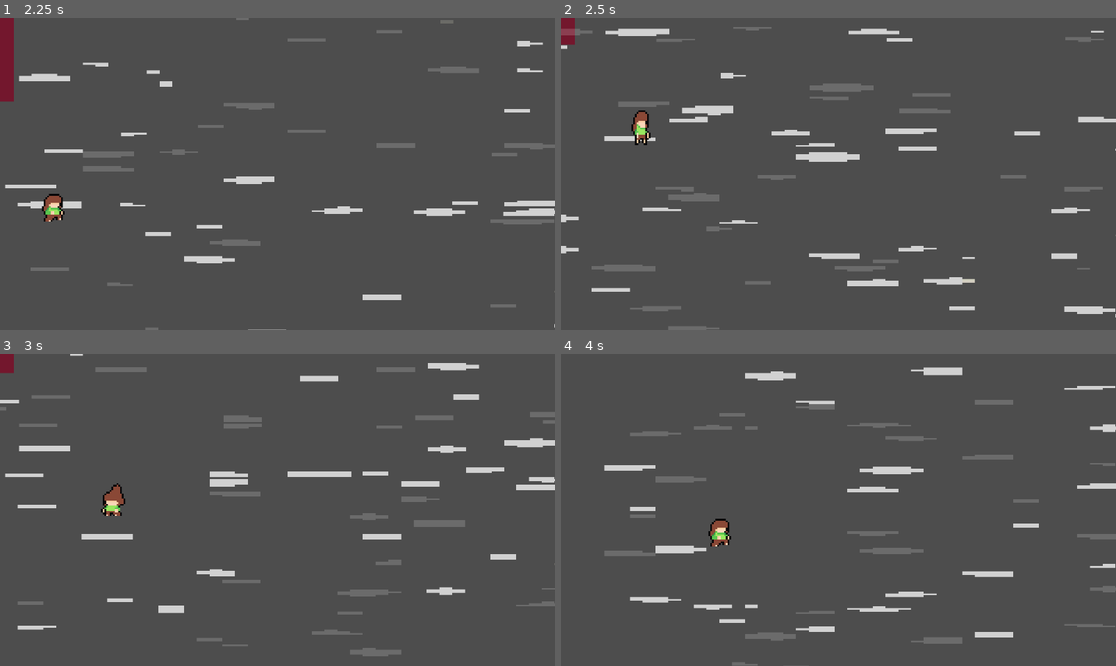
Above: before the commit, frames 1-4 (two rows, left to right).
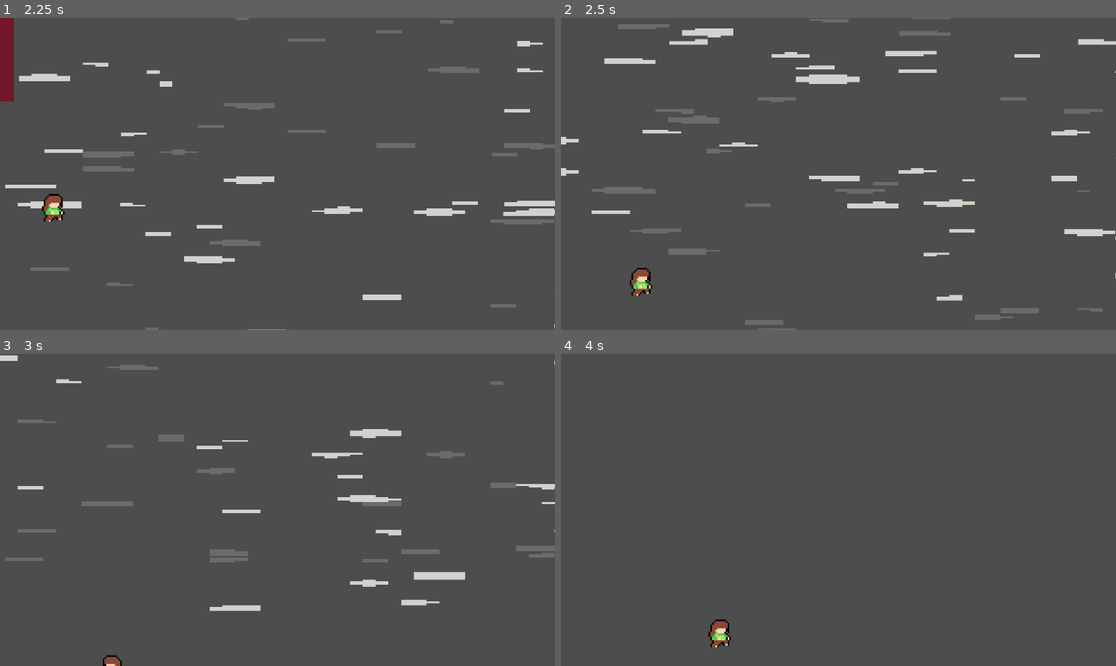
Above: after the commit, the same moments.

Repository: Arkcorner/Insecurity
Game: Godot game, scene res://UI/scenes/main_menu.tscn
Two runs of this game, one before a commit and one after it. Both use one fixed random seed, a clock stepped at 60 frames per second and the inputs below.
Inputs (mouse positions are in pixels of both pictures, inside the frame that each line leads up to):
- Up to frame 1 (2.25 s): click "Play" at 0.5 s; tap Enter (ui_accept) at 1.25, 1.52 s; move the mouse to (399, 158) at 1.27 s; hold Ctrl (crouch) 1.28-2.03 s; hold Right (ui_right) from 1.28 s (still down); click (399, 158) at 1.42 s; tap Shift (sprint) at 1.55, 2.1 s; move the mouse to (166, 189) at 2.02 s
- Up to frame 2 (2.5 s): keep holding Right (ui_right); tap Enter (ui_accept) at 2.27 s; tap Ctrl (crouch) at 2.3 s
- Up to frame 3 (3 s): move the mouse to (333, 441) at 2.77 s; release Right (ui_right) at 2.78 s; hold Left (ui_left) from 2.78 s (still down); hold Ctrl (crouch) from 2.78 s (still down)
- Up to frame 4 (4 s): tap Shift (sprint) at 3.05 s; move the mouse to (810, 572) at 3.52 s; release Left (ui_left) at 3.53 s; release Ctrl (crouch) at 3.53 s; hold Right (ui_right) from 3.53 s (still down); tap C (dash) at 3.6 s; click (810, 572) at 3.67 s; tap Enter (ui_accept) at 3.77 s; tap Ctrl (crouch) at 3.8 s

Frame 1 is identical in both runs. In frame 2, 10% of the frame differs, in the area x 0-100%, y 0-100%; in frame 3, 8.4%; in frame 4, 5.4%.

Commit message:
Accessibility features
Added a number of player variables to the inspector so folks won't need to go into the code to modify player traits/

Diff:
--- a/scenes/player.tscn
+++ b/scenes/player.tscn
@@ -676,6 +676,7 @@
 [node name="Player" type="CharacterBody2D"]
 texture_filter = 1
 script = ExtResource("1_wowva")
+Jump_count_total = 3
 
 [node name="Player_sprite" type="Sprite2D" parent="."]
 visible = false
@@ -718,6 +719,7 @@
 position = Vector2(1, -1)
 sprite_frames = SubResource("SpriteFrames_o3qo5")
 animation = &"character_jump"
+frame = 10
 
 [node name="jump_timer" type="Timer" parent="."]
 wait_time = 0.5
--- a/scenes/world.tscn
+++ b/scenes/world.tscn
@@ -1,7 +1,7 @@
 [gd_scene load_steps=11 format=3 uid="uid://w6wno4c7o5us"]
 
 [ext_resource type="PackedScene" uid="uid://yskydjpi58lf" path="res://scenes/dog_companion.tscn" id="1_1cgvd"]
-[ext_resource type="PackedScene" uid="uid://cgsv3lwnmxlbi" path="res://scenes/Platform.tscn" id="2_bogaa"]
+[ext_resource type="PackedScene" uid="uid://cgsv3lwnmxlbi" path="res://scenes/platform.tscn" id="2_bogaa"]
 [ext_resource type="PackedScene" uid="uid://cdl4nyi5jadlm" path="res://scenes/player.tscn" id="3_vequf"]
 [ext_resource type="PackedScene" uid="uid://du7dcgq4y481a" path="res://scenes/ladder.tscn" id="4_vv4wr"]
 [ext_resource type="PackedScene" uid="uid://bgwkv326jypjy" path="res://scenes/World_border.tscn" id="5_o15xp"]
--- a/scripts/player.gd
+++ b/scripts/player.gd
@@ -1,22 +1,26 @@
 extends CharacterBody2D
 
 var _scale = Vector2(1, 2)
-var Speed = 75
+@export var Player_speed_total = 75
+var Player_speed = Player_speed_total
 var crouch = false
 var notCrouching = true
 
 # dash values
-const Dash_speed = 150
+@export var Dash_speed = 150
 var Dashing = false
 var Can_dash = true
-var Dash_count = 2
+@export var Dash_count_total = 2
+var Dash_count = Dash_count_total
 #values for double jump
-const Jump_velocity = 165.0
-var Jump_count = 2
+@export var Jump_velocity = 165.0
+@export var Jump_count_total = 2
+var Jump_count = Jump_count_total
 var jumping = false
 var Can_jump = true
 # Set the Gravity
 var Gravity = 450
+@export var Chrouch_speed_total = 25
 var chrouching = false
 
 @onready var state_machine_tree = $AnimationTree
@@ -61,14 +65,14 @@
 func _handle_game_time():
 	if Global.time_running :
 		if is_on_floor():
-			Dash_count = 2
-			Jump_count = 2
+			Dash_count = Dash_count_total
+			Jump_count = Jump_count_total
 		if Dash_count < 1:
 			Can_dash = false
 		else:
 			Can_dash = true
 		#monitor jump count and stop more jumps in air
-		if Jump_count < 1:
+		if Jump_count <= 1:
 			Can_jump = false
 		else:
 			Can_jump = true	# Add the gravity.
@@ -82,14 +86,14 @@
 		log( 1.5)
 		_scale.y = 0.5
 		$CollisionShape2D.set_scale(_scale)
-		Speed = 25
+		Player_speed = Chrouch_speed_total
 		Can_jump = false
 		crouch = true
 		notCrouching = false
 	if Input.is_action_just_released("crouch"):
 		_scale.y = 1
 		$CollisionShape2D.set_scale(_scale)
-		Speed = 75
+		Player_speed = Player_speed_total
 		Can_jump = true
 		crouch = false
 		notCrouching = true
@@ -98,9 +102,9 @@
 		Dash_count = Dash_count -1
 		$dash_timer.start()
 	if Input.is_action_pressed("sprint"):
-		Speed = 100
+		Player_speed = 100
 	if Input.is_action_just_released("sprint"):
-		Speed = 75
+		Player_speed = Player_speed_total
 
 	# Handle Jump.
 	if Input.is_action_just_pressed("ui_accept") and Can_jump:
@@ -119,9 +123,9 @@
 			velocity.x = directionx * Dash_speed
 			velocity.y = directiony * Dash_speed
 		else:
-			velocity.x = directionx * Speed
+			velocity.x = directionx * Player_speed
 	else:
-		velocity.x = move_toward(velocity.x, 0, Speed)
+		velocity.x = move_toward(velocity.x, 0, Player_speed)
 		return
 
 #stop timer and set dashing to false
